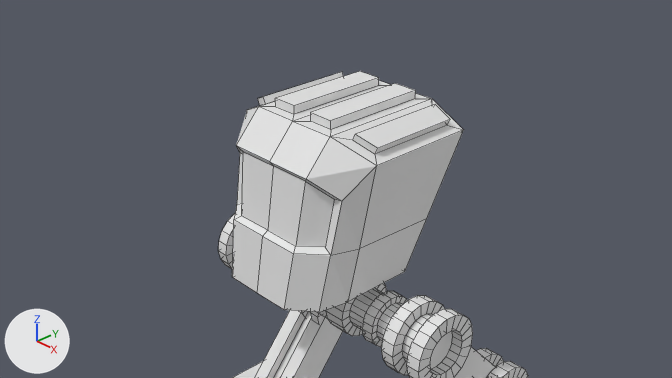
What one commit did to the Blender file CharacterCreator/Mech_03Legs.blend.
One viewpoint serves both versions: the file's camera 'Camera'. Every picture has the same lights, and +X, +Y and +Z are marked at lower left. Mesh edges are drawn as thin lines.
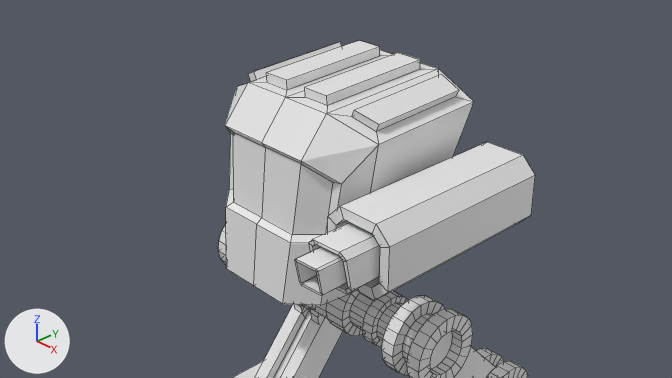
Commit message: Mech Weapons

Patch to the scene script:
```diff
--- a/CharacterCreator/Mech_03Legs.blend.py
+++ b/CharacterCreator/Mech_03Legs.blend.py
@@ me_cube_007 @@
+me_cube_007.from_pydata(...)  # 120 vertices, 114 faces; spans x -1.0..1.0, y -1.59..1.0, z -1.0..1.0
@@ ob_cube @@
 ob_cube = bpy.data.objects.new('Cube', me_cube)
-ob_cube.location = (0.0, 0.0, 0.0)
+ob_cube.location = (0.0, 0.0, 0.257)
+ob_cube.rotation_euler = (0.0413, 0.0, 0.0)  # degrees (2.4, 0, 0)
+ob_cube.scale = (1.08, 1.08, 1.08)
 _m = ob_cube.modifiers.new('Mirror', 'MIRROR')
@@ ob_cube_007 @@
+ob_cube_007 = bpy.data.objects.new('Cube.007', me_cube_007)
+ob_cube_007.location = (1.636, -0.068, 0.226)
+ob_cube_007.scale = (0.437, 1.17, 0.437)
```

What differs and where, as boxes [x1, y1, x2, y2] in the pictures (672 x 378 px):
'Cube', moved, turned, rescaled: before [232, 71, 464, 312]; after [225, 41, 474, 305]
'Cube.007', added: after [295, 142, 535, 300]
